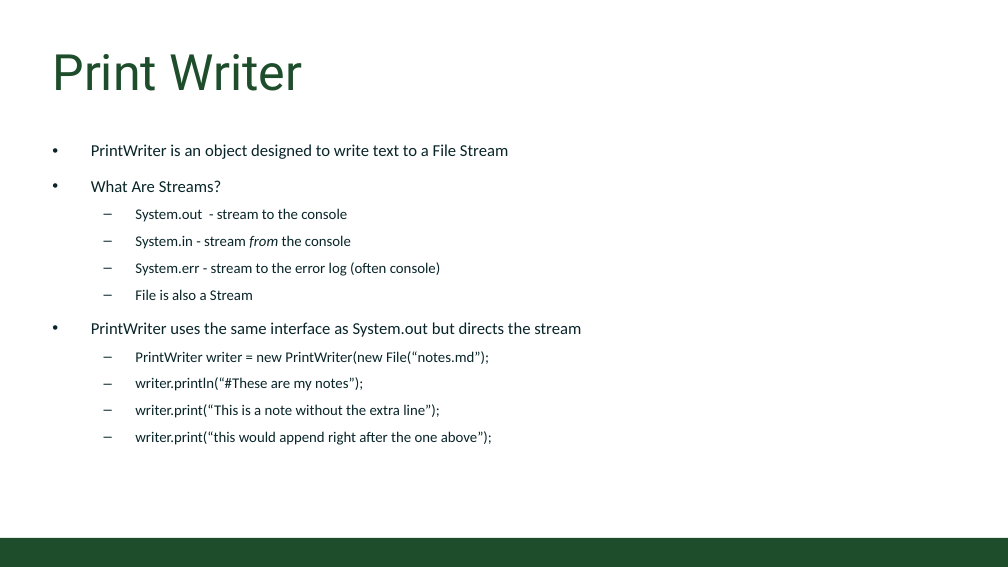
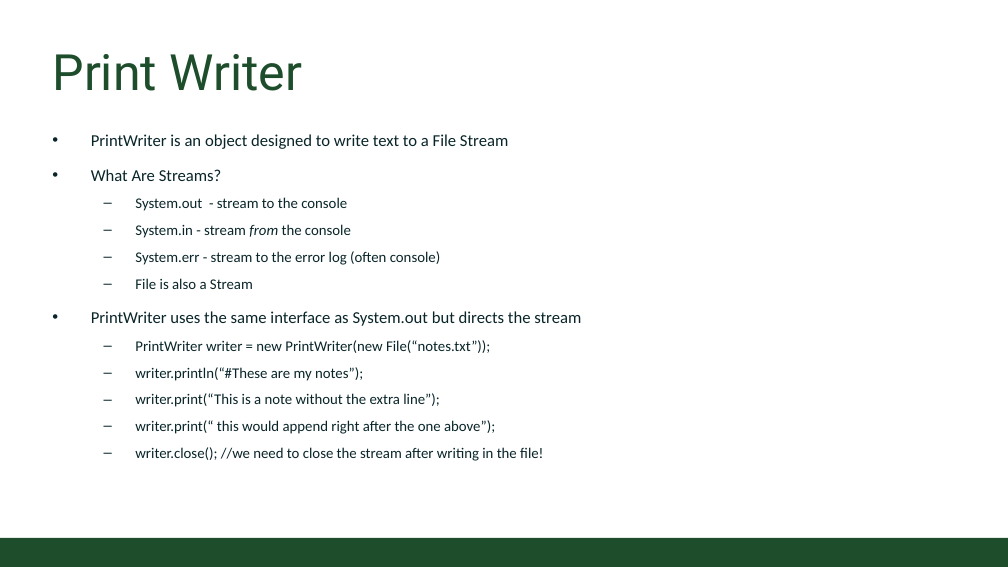
Before and after one commit to CSU-CompSci-CS163-4/Handouts, a slide deck: slide 7 of slides/On-Campus/09_01_OSandFileWriting.pptx (slide 6 before the commit). Drawn at 1008x567 pixels with LibreOffice and Linux fonts; fonts in the diff are those of the drawing; background and template pictures are left out. Boxes give left, top, right and bottom in pixels: in the first picture for what was removed or moved away, otherwise in the second. Text is boxed around its words. In the diff, an @@ line names an element or a change of style, - is before the commit and + after.

Commit message:
Updated File Writing
Add slide on stream and one practical.

```diff
--- a/slides/On-Campus/09_01_OSandFileWriting.pptx
+++ b/slides/On-Campus/09_01_OSandFileWriting.pptx
@@ text "PrintWriter is an object designed ...": place and size @@
-text "PrintWriter is an object designed ..." at (91,144,581,445)
+text "PrintWriter is an object designed ..." at (91,134,581,461)
@@ text at (135,340,490,353): text changed @@
-  – PrintWriter writer = new PrintWriter(new File(“notes.md”);
+  – PrintWriter writer = new PrintWriter(new File(“notes.txt”));
@@ text at (135,420,543,461): text changed @@
-  – writer.print(“this would append right after the one above”);
+  – writer.print(“ this would append right after the one above”);
+  – writer.close(); //we need to close the stream after writing in the file!
```
Also in this commit, not shown: 2 slides added.
